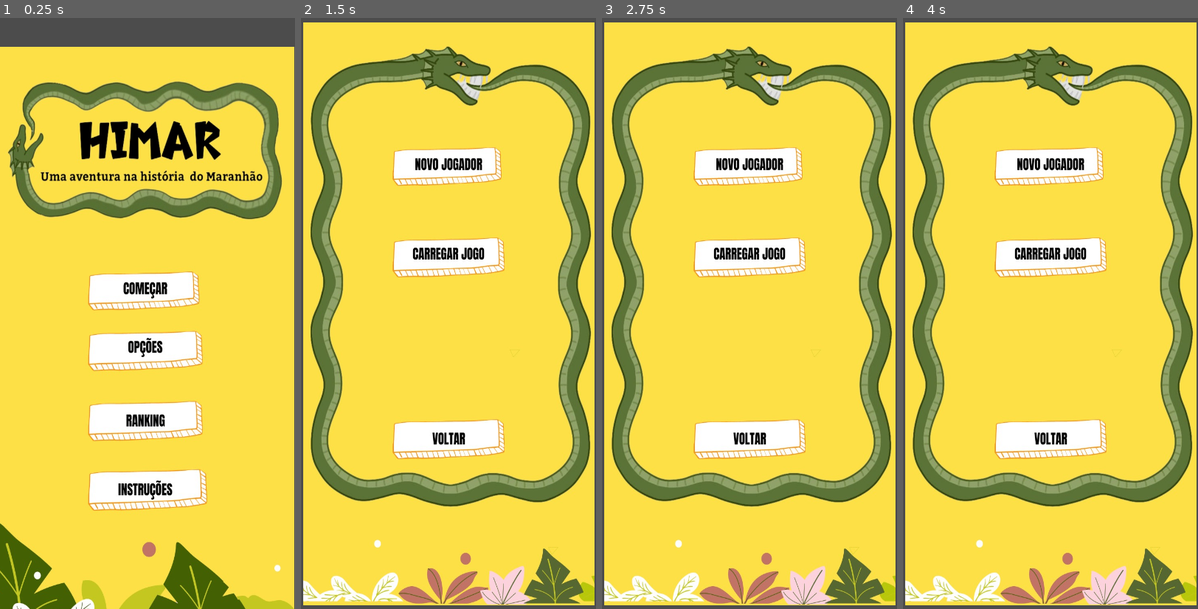
Above: before the commit, frames 1-4 (left to right).
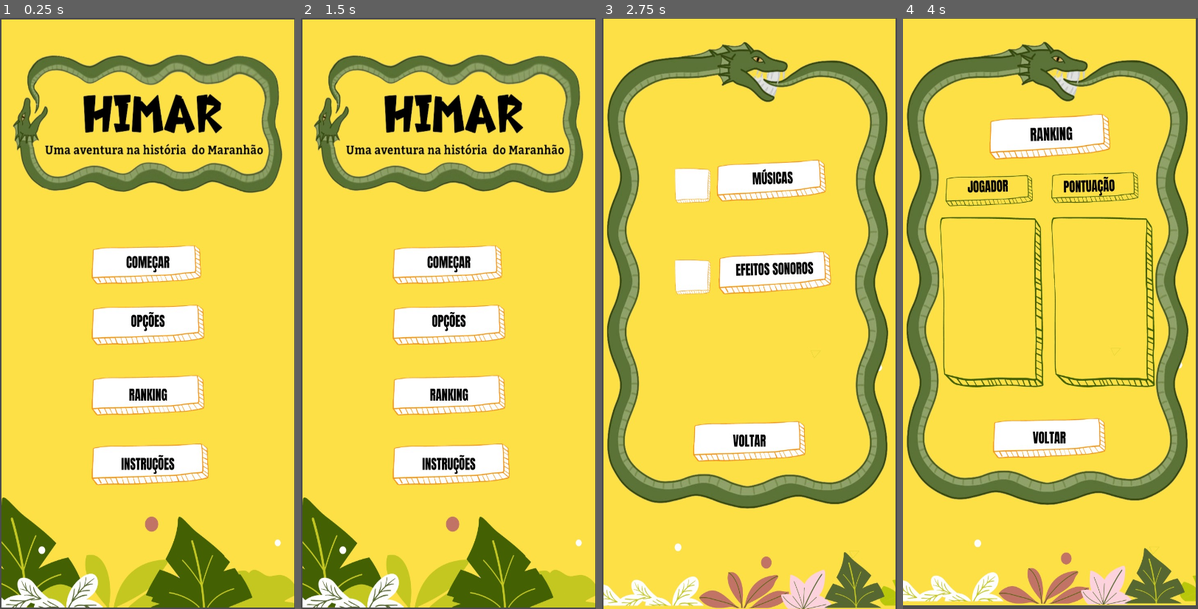
Above: after the commit, the same moments.

Repository: hpatryck/Projeto-Jogo
Game: Godot game, scene res://CENAS/Tela Principal.tscn
Same seed, same stepped clock (60 frames per second), same inputs: the game is played once before the commit and once after it.
Inputs (mouse positions are in pixels of both pictures, inside the frame that each line leads up to; where the layout moved, square brackets give the same spot in the first picture):
- Up to frame 1 (0.25 s): no input
- Up to frame 2 (1.5 s): click (445, 266) [445, 289] at 0.5 s; click (448, 437) at 1.27 s
- Up to frame 3 (2.75 s): click (749, 325) at 2.02 s
- Up to frame 4 (4 s): click (1050, 437) at 2.77 s; click (1050, 396) at 3.52 s

The runs differ from the first frame. In frame 1, 42% of the frame differs, in the area x 0-100%, y 0-100%; in frame 2, 42%; in frame 3, 24%; in frame 4, 27%.

Commit message:
Finalizei as telas

Diff:
--- /dev/null
+++ b/CENAS/Tela 2.gd
@@ -0,0 +1,7 @@
+extends Control
+
+func _ready():
+	pass # Replace with function body.
+
+func _on_TextureButton_pressed():
+	get_tree().change_scene("res://CENAS/Tela Principal.tscn")
--- a/CENAS/Tela 2.tscn
+++ b/CENAS/Tela 2.tscn
@@ -1,17 +1,30 @@
-[gd_scene load_steps=2 format=2]
+[gd_scene load_steps=3 format=2]
 
 [ext_resource path="res://Telas/2.full.jpeg" type="Texture" id=1]
+[ext_resource path="res://CENAS/Tela 2.gd" type="Script" id=2]
 
 [node name="Control" type="Control"]
 anchor_right = 1.0
 anchor_bottom = 1.0
-margin_right = -302.0
-margin_bottom = 689.0
+script = ExtResource( 2 )
 __meta__ = {
 "_edit_use_anchors_": false
 }
 
 [node name="2full" type="Sprite" parent="."]
-position = Vector2( 200.5, 400.5 )
-scale = Vector2( 0.548611, 0.616406 )
+position = Vector2( 200.5, 396.5 )
+scale = Vector2( 0.548611, 0.622656 )
 texture = ExtResource( 1 )
+
+[node name="TextureButton" type="TextureButton" parent="2full"]
+anchor_right = 1.0
+anchor_bottom = 1.0
+margin_left = -132.0
+margin_top = 242.0
+margin_right = -593.0
+margin_bottom = -975.0
+__meta__ = {
+"_edit_use_anchors_": false
+}
+
+[connection signal="pressed" from="2full/TextureButton" to="." method="_on_TextureButton_pressed"]
--- /dev/null
+++ b/CENAS/Tela 3.gd
@@ -0,0 +1,7 @@
+extends Control
+
+func _ready():
+	pass # Replace with function body.
+
+func _on_TextureButton_pressed():
+	get_tree().change_scene("res://CENAS/Tela Principal.tscn")
--- a/CENAS/Tela 3.tscn
+++ b/CENAS/Tela 3.tscn
@@ -1,14 +1,30 @@
-[gd_scene load_steps=2 format=2]
+[gd_scene load_steps=3 format=2]
 
 [ext_resource path="res://Telas/3.full.jpeg" type="Texture" id=1]
+[ext_resource path="res://CENAS/Tela 3.gd" type="Script" id=2]
 
 [node name="Control" type="Control"]
 anchor_right = 1.0
 anchor_bottom = 1.0
+script = ExtResource( 2 )
 __meta__ = {
 "_edit_use_anchors_": false
 }
 
 [node name="3full" type="Sprite" parent="."]
-position = Vector2( 366, 641 )
+position = Vector2( 200, 401 )
+scale = Vector2( 0.55, 0.625 )
 texture = ExtResource( 1 )
+
+[node name="TextureButton" type="TextureButton" parent="3full"]
+anchor_right = 1.0
+anchor_bottom = 1.0
+margin_left = -138.0
+margin_top = 237.0
+margin_right = -584.0
+margin_bottom = -974.0
+__meta__ = {
+"_edit_use_anchors_": false
+}
+
+[connection signal="pressed" from="3full/TextureButton" to="." method="_on_TextureButton_pressed"]
--- /dev/null
+++ b/CENAS/Tela 4.gd
@@ -0,0 +1,7 @@
+extends Control
+
+func _ready():
+	pass # Replace with function body.
+
+func _on_TextureButton_pressed():
+	get_tree().change_scene("res://CENAS/Tela Principal.tscn")
--- a/CENAS/Tela 4.tscn
+++ b/CENAS/Tela 4.tscn
@@ -1,17 +1,30 @@
-[gd_scene load_steps=2 format=2]
+[gd_scene load_steps=3 format=2]
 
 [ext_resource path="res://Telas/4.full.jpeg" type="Texture" id=1]
+[ext_resource path="res://CENAS/Tela 4.gd" type="Script" id=2]
 
 [node name="Control" type="Control"]
 anchor_right = 1.0
 anchor_bottom = 1.0
-margin_top = 3.0
-margin_right = -302.0
-margin_bottom = 686.0
+script = ExtResource( 2 )
 __meta__ = {
 "_edit_use_anchors_": false
 }
 
 [node name="4full" type="Sprite" parent="."]
-position = Vector2( 360, 646 )
+position = Vector2( 198.5, 398 )
+scale = Vector2( 0.551389, 0.620312 )
 texture = ExtResource( 1 )
+
+[node name="TextureButton" type="TextureButton" parent="4full"]
+anchor_right = 1.0
+anchor_bottom = 1.0
+margin_left = -133.0
+margin_top = 235.0
+margin_right = -590.0
+margin_bottom = -967.0
+__meta__ = {
+"_edit_use_anchors_": false
+}
+
+[connection signal="pressed" from="4full/TextureButton" to="." method="_on_TextureButton_pressed"]
--- /dev/null
+++ b/CENAS/Tela 5.gd
@@ -0,0 +1,7 @@
+extends Control
+
+func _ready():
+	pass # Replace with function body.
+
+func _on_TextureButton_pressed():
+	get_tree().change_scene("res://CENAS/Tela Principal.tscn")
--- a/CENAS/Tela 5.tscn
+++ b/CENAS/Tela 5.tscn
@@ -1,16 +1,30 @@
-[gd_scene load_steps=2 format=2]
+[gd_scene load_steps=3 format=2]
 
 [ext_resource path="res://Telas/5.full.jpeg" type="Texture" id=1]
+[ext_resource path="res://CENAS/Tela 5.gd" type="Script" id=2]
 
 [node name="Control" type="Control"]
 anchor_right = 1.0
 anchor_bottom = 1.0
-margin_right = -297.0
-margin_bottom = 684.0
+script = ExtResource( 2 )
 __meta__ = {
 "_edit_use_anchors_": false
 }
 
 [node name="5full" type="Sprite" parent="."]
-position = Vector2( 366, 641 )
+position = Vector2( 201, 399.5 )
+scale = Vector2( 0.555556, 0.624219 )
 texture = ExtResource( 1 )
+
+[node name="TextureButton" type="TextureButton" parent="5full"]
+anchor_right = 1.0
+anchor_bottom = 1.0
+margin_left = -133.0
+margin_top = 235.0
+margin_right = -589.0
+margin_bottom = -973.0
+__meta__ = {
+"_edit_use_anchors_": false
+}
+
+[connection signal="pressed" from="5full/TextureButton" to="." method="_on_TextureButton_pressed"]
--- a/CENAS/Tela Principal.gd
+++ b/CENAS/Tela Principal.gd
@@ -1,10 +1,16 @@
 extends Control
-
 
 func _ready():
 	pass # Replace with function body.
 
-
-
 func _on_TextureButton_pressed():
 	get_tree().change_scene("res://CENAS/Tela 2.tscn")
+
+func _on_TextureButton2_pressed():
+	get_tree().change_scene("res://CENAS/Tela 3.tscn")
+
+func _on_TextureButton3_pressed():
+	get_tree().change_scene("res://CENAS/Tela 4.tscn")
+
+func _on_TextureButton4_pressed():
+	get_tree().change_scene("res://CENAS/Tela 5.tscn")
--- a/CENAS/Tela Principal.tscn
+++ b/CENAS/Tela Principal.tscn
@@ -6,16 +6,14 @@
 [node name="Control" type="Control"]
 anchor_right = 1.0
 anchor_bottom = 1.0
-margin_right = -307.0
-margin_bottom = 686.0
 script = ExtResource( 1 )
 __meta__ = {
 "_edit_use_anchors_": false
 }
 
 [node name="1full" type="Sprite" parent="."]
-position = Vector2( 197, 435 )
-scale = Vector2( 0.561111, 0.619531 )
+position = Vector2( 200.5, 399.75 )
+scale = Vector2( 0.551389, 0.621484 )
 texture = ExtResource( 2 )
 
 [node name="TextureButton" type="TextureButton" parent="1full"]
@@ -27,4 +25,36 @@
 "_edit_use_anchors_": false
 }
 
+[node name="TextureButton2" type="TextureButton" parent="1full"]
+margin_left = -134.0
+margin_top = -16.0
+margin_right = 128.0
+margin_bottom = 56.0
+__meta__ = {
+"_edit_use_anchors_": false
+}
+
+[node name="TextureButton3" type="TextureButton" parent="1full"]
+margin_left = -134.0
+margin_top = 142.0
+margin_right = 132.0
+margin_bottom = 210.0
+__meta__ = {
+"_edit_use_anchors_": false
+}
+
+[node name="TextureButton4" type="TextureButton" parent="1full"]
+anchor_right = 1.0
+anchor_bottom = 1.0
+margin_left = -128.0
+margin_top = 289.0
+margin_right = -579.0
+margin_bottom = -920.0
+__meta__ = {
+"_edit_use_anchors_": false
+}
+
 [connection signal="pressed" from="1full/TextureButton" to="." method="_on_TextureButton_pressed"]
+[connection signal="pressed" from="1full/TextureButton2" to="." method="_on_TextureButton2_pressed"]
+[connection signal="pressed" from="1full/TextureButton3" to="." method="_on_TextureButton3_pressed"]
+[connection signal="pressed" from="1full/TextureButton4" to="." method="_on_TextureButton4_pressed"]
Not shown, added: Telas/Button1.jpg.import
Not shown, added: Telas/Button2.jpg.import
Not shown, added: Telas/Button3.jpg.import
Not shown, added: Telas/Button4.jpg.import
